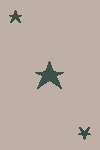
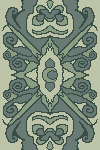
Layered file, before and after one edit (100 x 150). Changes by layer:
hid "Star" over bbox(9, 10, 91, 140)
hid "Layer 1" over bbox(0, 0, 100, 150)
